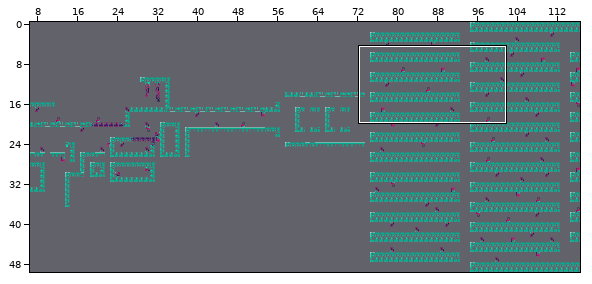
Tiled map, stored at android/assets/maps/001_databus.tmx. The picture above shows the old version from afar; the outline marks the close-up.
Close-up. Old version:
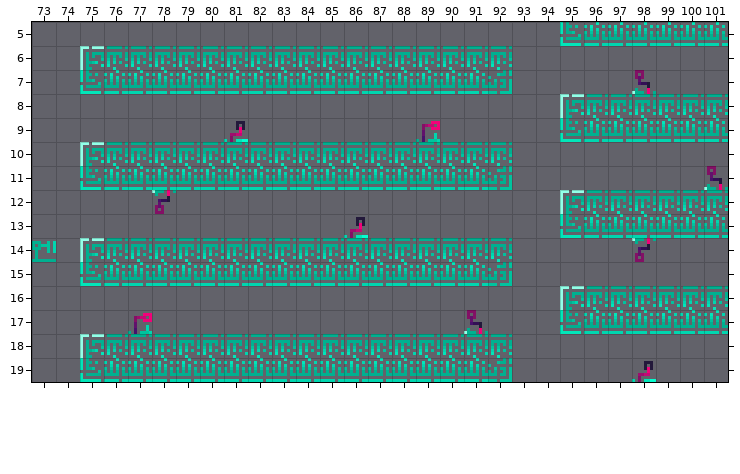
Cells are 8x8 px. Shown: x 73..101, y 5..19. The commit also changed other parts of the map, which this record leaves out.
After:
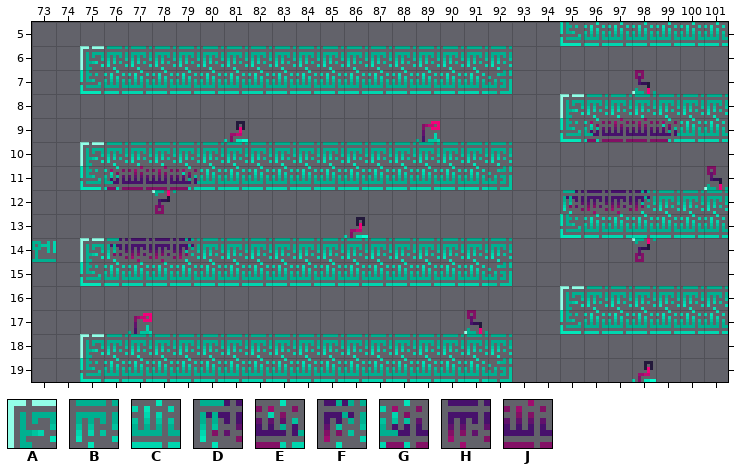
Key: from "tileset-block": A 0, B 8, C 40, D 72, E 88, F 104, G 120; from "tileset-block-virus": H 8, J 40.
_ is an empty cell.
Changes in this commit:
Layer "base":
y 9: x 96..99 CCCC -> GJJE
y 11: x 76..79 CCCC -> GJJE
y 12: x 95..98 ABBB -> DHHF
y 14: x 76..79 BBBB -> DHHF
Where, in picture pixels (left, top, right, bottom), the same in both close-ups:
changed: (587, 118, 677, 142)
changed: (107, 166, 197, 190)
changed: (560, 190, 650, 214)
changed: (110, 238, 194, 262)
